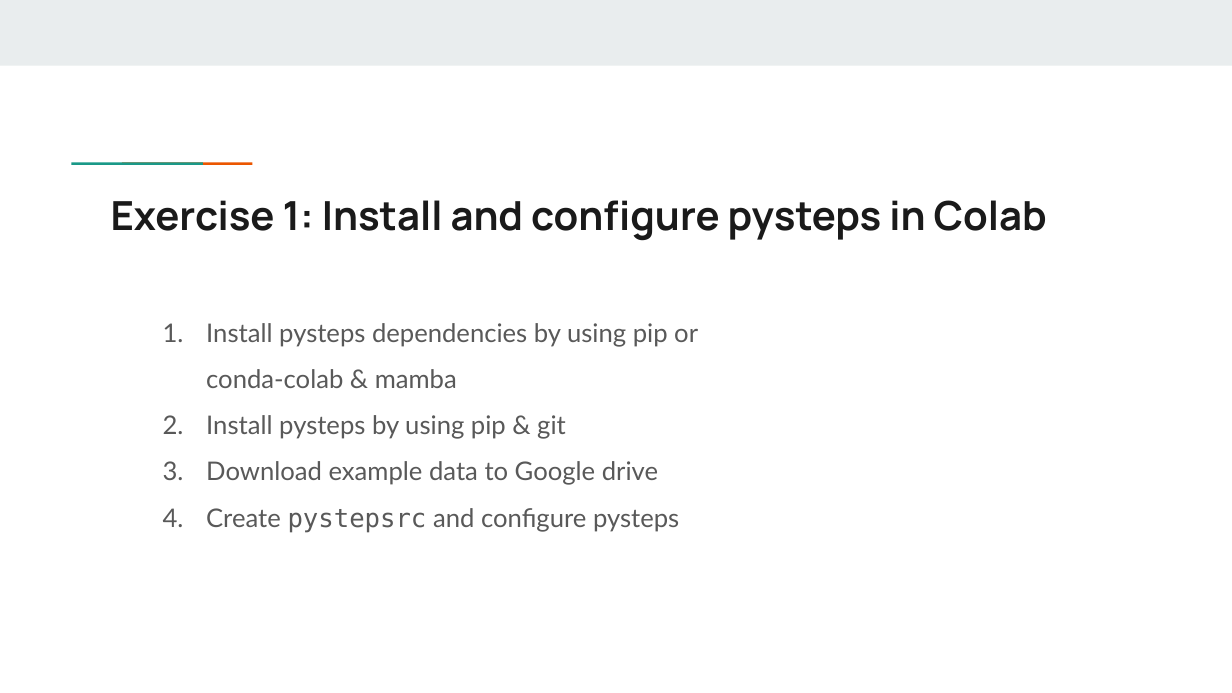
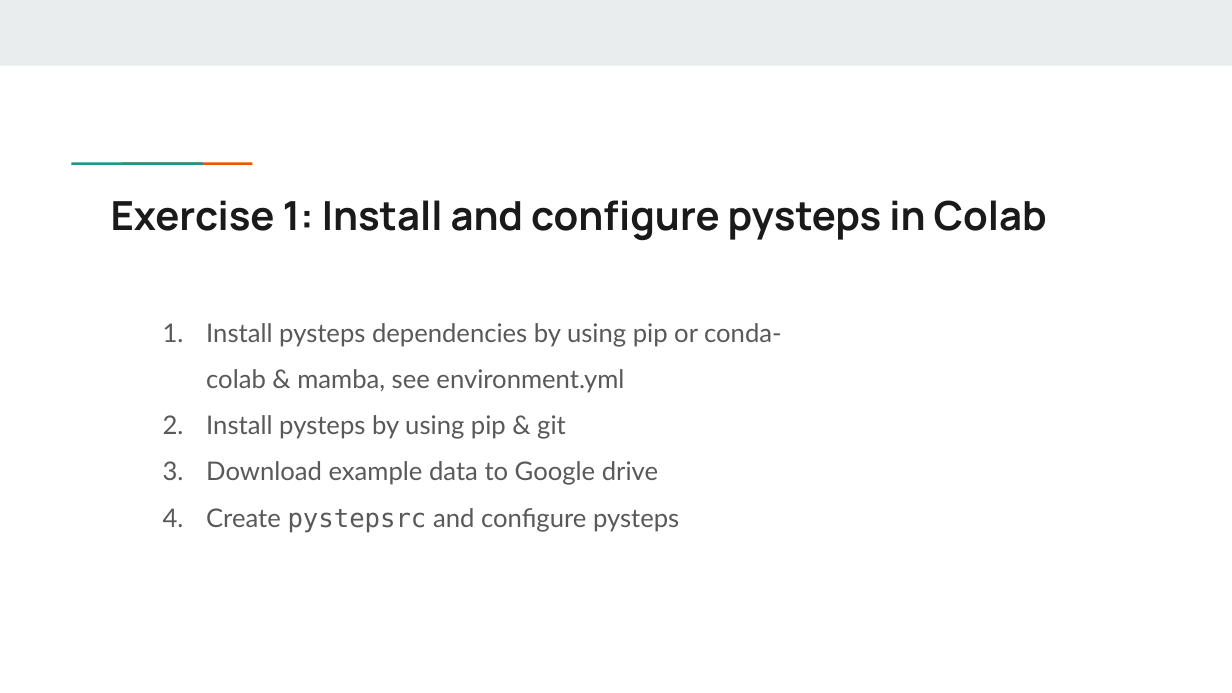
Before and after one commit to pySTEPS/ERAD-nowcasting-course-2022, a slide deck: slide 2 of hands-on-session-users/slides/exercises.pptx. Drawn at 1232x693 pixels with LibreOffice and Linux fonts; fonts in the diff are those of the drawing. Boxes give left, top, right and bottom in pixels: in the first picture for what was removed or moved away, otherwise in the second. Text is boxed around its words. In the diff, an @@ line names an element or a change of style, - is before the commit and + after.

Commit message:
Update slides

```diff
--- a/hands-on-session-users/slides/exercises.pptx
+++ b/hands-on-session-users/slides/exercises.pptx
@@ text at (206,323,782,393): text changed @@
-1. Install pysteps dependencies by using pip or conda-colab & mamba
+1. Install pysteps dependencies by using pip or conda-colab & mamba, see environment.yml
```
Also in this commit, not shown: 1 other slide changed, 4 other files.
